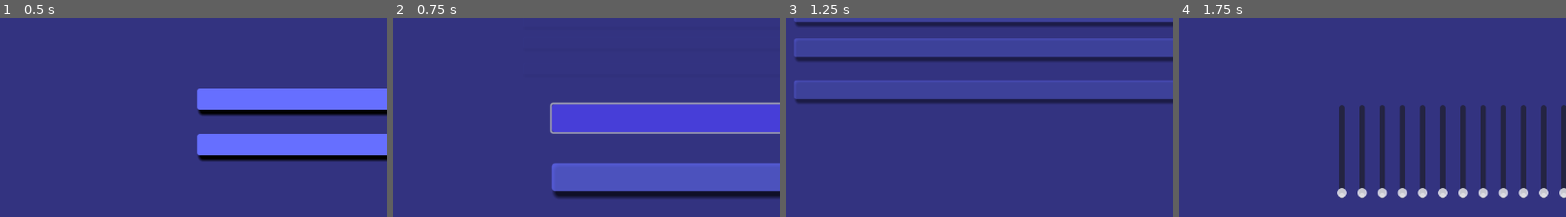
Above: before the commit, frames 1-4 (left to right).
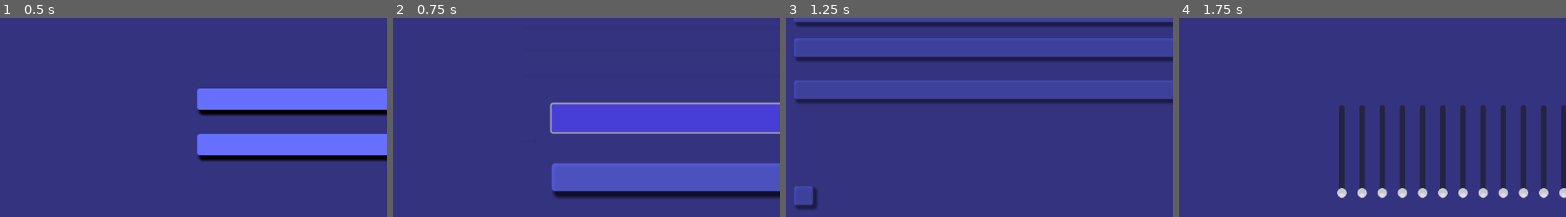
Above: after the commit, the same moments.

Repository: ViperZer0/minijam-179
Game: Godot game, scene res://scene/title/title.tscn
The game is run twice, just before and just after one commit, with the same random seed, the same clock (stepped at 60 frames per second) and the same inputs.
Inputs:
- Up to frame 1 (0.5 s): no input
- Up to frame 2 (0.75 s): click "Start" at 0.5 s
- Up to frame 3 (1.25 s): no input
- Up to frame 4 (1.75 s): click "Medium" at 1.25 s
The pictures show only the part of the screen within x 8-58%, y 41-91%; the shares and areas given below are measured in that part.

Frame 1 is identical in both runs. In frame 3, 0.6% of the frame differs, in the area x 2-9%, y 84-97%; in frame 4, nothing differs.

Commit message:
Added back button to difficulty selection screen
And added a zoom out transition to act as the reverse of the zoom in
screen

Diff:
--- a/godot/scene/difficulty_select/difficulty_select.gd
+++ b/godot/scene/difficulty_select/difficulty_select.gd
@@ -1,6 +1,7 @@
 extends MarginContainer
 
 @export_file("*.tscn") var main_scene_path: String = ""
+@export_file("*.tscn") var back_scene_path: String = ""
 
 @export_group("Easy Parameters")
 @export var easy_min_num_harmonics: int = 2
@@ -18,6 +19,7 @@
 @export var hard_error_margin: float = 0.05
 
 @onready var main_scene: Main = load(main_scene_path).instantiate()
+@onready var back_scene: Control = load(back_scene_path).instantiate()
 @onready var scene_transition_service: SceneTransitionService = ServiceProvider.get_service("SceneTransitionService")
 
 func _on_tutorial_button_pressed():
@@ -37,3 +39,6 @@
 	main_scene.num_target_harmonics = randi_range(hard_min_num_harmonics, hard_max_num_harmonics)
 	main_scene.error_threshold = hard_error_margin
 	scene_transition_service.zoom_in(self, main_scene)
+
+func _on_back_button_pressed():
+	scene_transition_service.zoom_out(self, back_scene)
--- a/godot/scene/difficulty_select/difficulty_select.tscn
+++ b/godot/scene/difficulty_select/difficulty_select.tscn
@@ -15,6 +15,7 @@
 theme_override_constants/margin_bottom = 32
 script = ExtResource("1_10o32")
 main_scene_path = "res://scene/main/main.tscn"
+back_scene_path = "res://scene/title/title.tscn"
 
 [node name="VBoxContainer" type="VBoxContainer" parent="."]
 layout_mode = 2
@@ -81,7 +82,14 @@
 horizontal_alignment = 1
 vertical_alignment = 1
 
+[node name="BackButton" parent="." instance=ExtResource("1_q6hjr")]
+layout_mode = 2
+size_flags_horizontal = 0
+size_flags_vertical = 8
+text = "Back"
+
 [connection signal="pressed" from="VBoxContainer/MarginContainer/TutorialButton" to="." method="_on_tutorial_button_pressed"]
 [connection signal="pressed" from="VBoxContainer/MarginContainer2/EasyButton" to="." method="_on_easy_button_pressed"]
 [connection signal="pressed" from="VBoxContainer/MarginContainer3/MediumButton" to="." method="_on_medium_button_pressed"]
 [connection signal="pressed" from="VBoxContainer/MarginContainer4/HardButton" to="." method="_on_hard_button_pressed"]
+[connection signal="pressed" from="BackButton" to="." method="_on_back_button_pressed"]
--- a/godot/services/scene_transition_service/scene_transition_service.gd
+++ b/godot/services/scene_transition_service/scene_transition_service.gd
@@ -44,7 +44,6 @@
 
 var _to_scene_opacity: float = 1.0
 
-
 @onready var animation_player: AnimationPlayer = $AnimationPlayer
 
 ## Loads the next scene and zooms into it from this scene
@@ -53,6 +52,13 @@
 	to_scene = to
 	get_tree().root.add_child(to)
 	animation_player.play("zoom_in")
+
+## Loads the next scene and zooms outwards to it. Basically the reverse of the above.
+func zoom_out(from: Control, to: Control) -> void:
+	from_scene = from
+	to_scene = to
+	get_tree().root.add_child(to)
+	animation_player.play("zoom_out")
 
 func _scale_scene(scene: Control, factor: float) -> void:
 	scene.pivot_offset = scene.size / 2
@@ -64,3 +70,4 @@
 func _on_animation_player_animation_finished(_anim_name: StringName):
 	# Unloading old scene
 	from_scene.queue_free()
+	from_scene = null
--- a/godot/services/scene_transition_service/scene_transition_service.tscn
+++ b/godot/services/scene_transition_service/scene_transition_service.tscn
@@ -104,10 +104,62 @@
 "values": [1.0, 0.0]
 }
 
+[sub_resource type="Animation" id="Animation_1o364"]
+resource_name = "zoom_out"
+tracks/0/type = "value"
+tracks/0/imported = false
+tracks/0/enabled = true
+tracks/0/path = NodePath(".:from_scene_scale")
+tracks/0/interp = 1
+tracks/0/loop_wrap = true
+tracks/0/keys = {
+"times": PackedFloat32Array(0, 1),
+"transitions": PackedFloat32Array(1, 1),
+"update": 0,
+"values": [1.0, 0.5]
+}
+tracks/1/type = "value"
+tracks/1/imported = false
+tracks/1/enabled = true
+tracks/1/path = NodePath(".:from_scene_opacity")
+tracks/1/interp = 1
+tracks/1/loop_wrap = true
+tracks/1/keys = {
+"times": PackedFloat32Array(0, 1),
+"transitions": PackedFloat32Array(1, 1),
+"update": 0,
+"values": [1.0, 0.0]
+}
+tracks/2/type = "value"
+tracks/2/imported = false
+tracks/2/enabled = true
+tracks/2/path = NodePath(".:to_scene_scale")
+tracks/2/interp = 1
+tracks/2/loop_wrap = true
+tracks/2/keys = {
+"times": PackedFloat32Array(0, 1),
+"transitions": PackedFloat32Array(1, 1),
+"update": 0,
+"values": [5.0, 1.0]
+}
+tracks/3/type = "value"
+tracks/3/imported = false
+tracks/3/enabled = true
+tracks/3/path = NodePath(".:to_scene_opacity")
+tracks/3/interp = 1
+tracks/3/loop_wrap = true
+tracks/3/keys = {
+"times": PackedFloat32Array(0, 1),
+"transitions": PackedFloat32Array(1, 1),
+"update": 0,
+"values": [0.0, 1.0]
+}
+
 [sub_resource type="AnimationLibrary" id="AnimationLibrary_5nhsq"]
 _data = {
 "RESET": SubResource("Animation_i0fpx"),
-"zoom_in": SubResource("Animation_ntgkn")
+"zoom_in": SubResource("Animation_ntgkn"),
+"zoom_out": SubResource("Animation_1o364")
 }
 
 [node name="SceneTransitionService" type="Node"]
Not shown: 1 places in godot/services/scene_transition_service/scene_transition_service.tscn that only renumber resources
